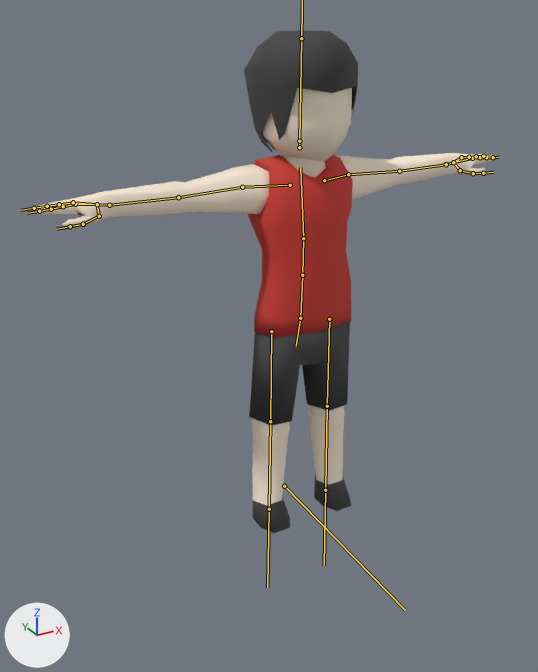
An edit to the FBX model Exercise/Assets/Models/character/m_character.fbx, drawn before and after from the same camera.
Rendered twice from a camera (50 mm lens) standing at (-4.56, -7.71, 6.42) and looking at (-0.47, -0.28, 2.71). The lights are fixed; the arrows at lower left show +X, +Y and +Z. The bones that bend it are drawn over the model as lines.
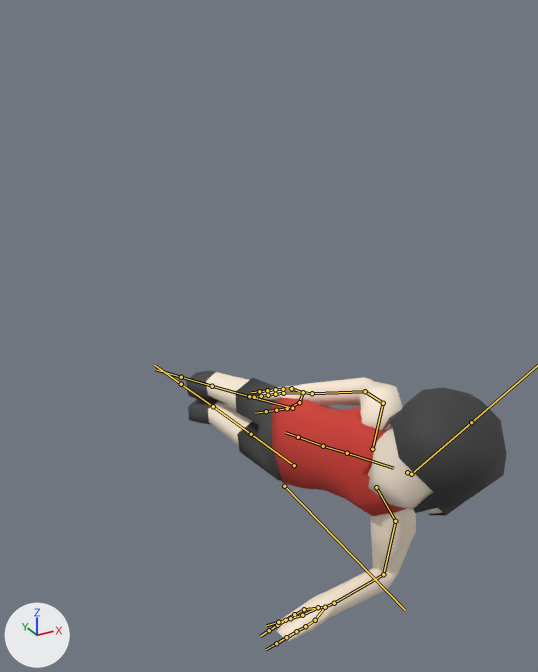
The newer file adds an action. The first version stands in its rest pose; the second is drawn at frame 1 of the action 'Armature.002|SidePlank_L'.

Boxes [x1, y1, x2, y2] around the edits, measured in the pictures (538 x 672 px):
'Cube.000', posed: before [32, 88, 495, 533]; after [186, 371, 442, 641]
'Cube.001', posed (14% wider): before [244, 30, 358, 152]; after [377, 387, 507, 516]
bone 'Spine1', root to tip: before (300, 318) to (302, 275); after (298, 437) to (323, 446)
bone 'Spine3', root to tip: before (303, 238) to (300, 167); after (347, 453) to (393, 468)
bone 'Head', root to tip: before (299, 141) to (301, 38); after (411, 474) to (471, 422)
bone 'Right_UpperArm', root to tip: before (242, 187) to (178, 197); after (383, 403) to (365, 391)
bone 'Right_LowerArm', root to tip: before (178, 197) to (109, 205); after (365, 391) to (312, 393)
bone 'Left_UpperArm', root to tip: before (348, 174) to (399, 171); after (395, 521) to (383, 574)
bone 'Left_LowerArm', root to tip: before (399, 171) to (446, 164); after (383, 574) to (334, 603)
bone 'TailBone', root to tip: before (300, 318) to (296, 346); after (298, 437) to (285, 432)
bone 'Right_UpperLeg', root to tip: before (271, 331) to (270, 421); after (292, 408) to (249, 396)
bone 'Left_UpperLeg', root to tip: before (329, 319) to (327, 406); after (294, 465) to (251, 434)

Patch to the scene script:
```diff
--- a/Exercise/Assets/Models/character/m_character.fbx.py
+++ b/Exercise/Assets/Models/character/m_character.fbx.py
@@ bone_spine1 @@
 bone_spine1 = bpy.data.objects['Armature.002'].pose.bones['Spine1']  # child of 'Root'
-bone_spine1.location = (0.0, 0.0, 0.0)
-bone_spine1.rotation_quaternion = (1.0, 0.0, 0.0, 0.0)  # degrees (0, 0, 0)
+bone_spine1.location = (0.0, -1.75, 0.11)
+bone_spine1.rotation_quaternion = (0.589, 0.389, -0.563, -0.43)  # degrees (86, -19, -90)
@@ bone_spine3 @@
 bone_spine3 = bpy.data.objects['Armature.002'].pose.bones['Spine3']  # child of 'Spine2'
-bone_spine3.rotation_quaternion = (1.0, 0.0, 0.0, 0.0)  # degrees (0, 0, 0)
+bone_spine3.rotation_quaternion = (0.997, 0.075, 0.0, 0.0)  # degrees (9, 0, 0)
@@ bone_head @@
 bone_head = bpy.data.objects['Armature.002'].pose.bones['Head']  # child of 'Neck'
-bone_head.rotation_quaternion = (1.0, 0.0, 0.0, 0.0)  # degrees (0, 0, 0)
+bone_head.rotation_quaternion = (0.931, -0.09, -0.041, 0.352)  # degrees (-11, -1, 42)
@@ bone_right_upperarm @@
 bone_right_upperarm = bpy.data.objects['Armature.002'].pose.bones['Right_UpperArm']  # child of 'Right_Shoulder'
-bone_right_upperarm.rotation_quaternion = (1.0, 0.0, 0.0, 0.0)  # degrees (0, 0, 0)
+bone_right_upperarm.rotation_quaternion = (0.699, -0.684, -0.078, -0.193)  # degrees (-87, -22, -10)
@@ bone_right_lowerarm @@
 bone_right_lowerarm = bpy.data.objects['Armature.002'].pose.bones['Right_LowerArm']  # child of 'Right_UpperArm'
-bone_right_lowerarm.rotation_quaternion = (1.0, 0.0, 0.0, 0.0)  # degrees (0, 0, 0)
+bone_right_lowerarm.rotation_quaternion = (0.896, -0.28, -0.132, 0.319)  # degrees (-36, -3, 40)
@@ bone_left_upperarm @@
 bone_left_upperarm = bpy.data.objects['Armature.002'].pose.bones['Left_UpperArm']  # child of 'Left_Shoulder'
-bone_left_upperarm.rotation_quaternion = (1.0, 0.0, 0.0, 0.0)  # degrees (0, 0, 0)
+bone_left_upperarm.rotation_quaternion = (0.989, -0.12, -0.029, -0.079)  # degrees (-14, -4, -9)
@@ bone_left_lowerarm @@
 bone_left_lowerarm = bpy.data.objects['Armature.002'].pose.bones['Left_LowerArm']  # child of 'Left_UpperArm'
-bone_left_lowerarm.rotation_quaternion = (1.0, 0.0, 0.0, 0.0)  # degrees (0, 0, 0)
+bone_left_lowerarm.rotation_quaternion = (0.569, -0.035, 0.512, -0.643)  # degrees (-56, 32, -114)
@@ bone_tailbone @@
 bone_tailbone = bpy.data.objects['Armature.002'].pose.bones['TailBone']  # child of 'Root'
-bone_tailbone.location = (0.0, 0.0, 0.0)
-bone_tailbone.rotation_quaternion = (1.0, 0.0, 0.0, 0.0)  # degrees (0, 0, 0)
+bone_tailbone.location = (0.0, 1.71, -0.37)
+bone_tailbone.rotation_quaternion = (0.605, 0.364, 0.634, 0.314)  # degrees (95, 33, 90)
@@ bone_right_upperleg @@
 bone_right_upperleg = bpy.data.objects['Armature.002'].pose.bones['Right_UpperLeg']  # child of 'TailBone'
-bone_right_upperleg.location = (0.0, 0.0, 0.0)
-bone_right_upperleg.rotation_quaternion = (1.0, 0.0, 0.0, 0.0)  # degrees (0, 0, 0)
+bone_right_upperleg.location = (0.01, -0.1, 0.0)
+bone_right_upperleg.rotation_quaternion = (0.998, 0.057, 0.02, 0.018)  # degrees (7, 2, 2)
@@ bone_left_upperleg @@
 bone_left_upperleg = bpy.data.objects['Armature.002'].pose.bones['Left_UpperLeg']  # child of 'TailBone'
-bone_left_upperleg.location = (0.0, 0.0, 0.0)
-bone_left_upperleg.rotation_quaternion = (1.0, 0.0, 0.0, 0.0)  # degrees (0, 0, 0)
+bone_left_upperleg.location = (-0.01, 0.1, 0.0)
+bone_left_upperleg.rotation_quaternion = (0.991, 0.06, 0.002, 0.118)  # degrees (7, -1, 14)
```
